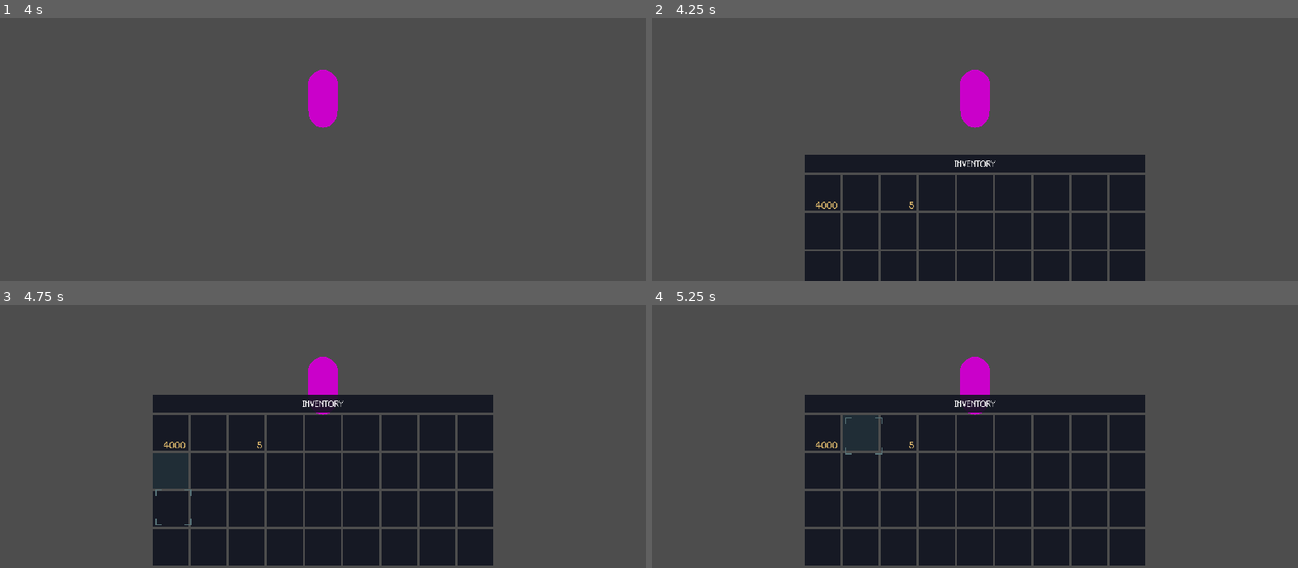
Above: before the commit, frames 1-4 (two rows, left to right).
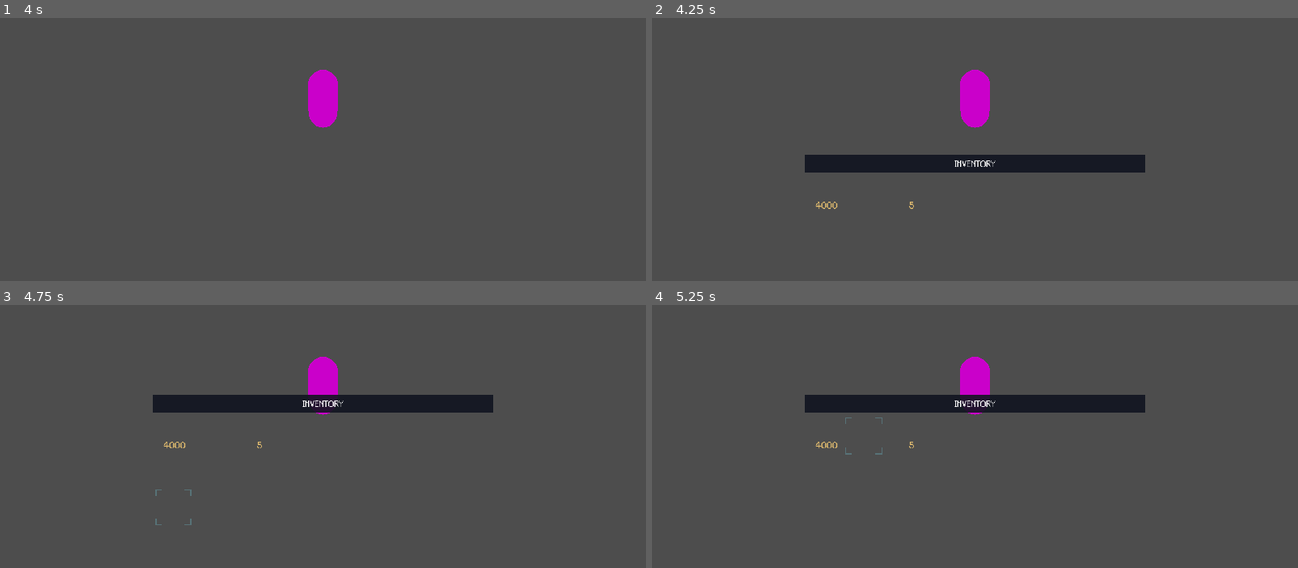
Above: after the commit, the same moments.

Repository: LeZellus/voxel
Game: Godot game, scene res://scenes/test/test_scene.tscn
The game is run twice, just before and just after one commit, with the same random seed, the same clock (stepped at 60 frames per second) and the same inputs.
Inputs (mouse positions are in pixels of both pictures, inside the frame that each line leads up to):
- Up to frame 1 (4 s): tap Enter at 0.5, 3.5 s; move the mouse to (355, 96) at 0.52 s; hold E (interact) 0.53-1.28 s; hold W (move_forward) from 0.53 s (still down); click (355, 96) at 0.67 s; tap Space (jump) at 0.77, 1.52, 2.75, 3.02, 3.77 s; move the mouse to (290, 99) at 1.27 s; tap Shift (run) at 1.35 s; click (290, 99) at 1.42 s; move the mouse to (335, 91) at 2.02 s; tap 1 at 2.1 s; click (335, 91) at 2.17 s; move the mouse to (316, 104) at 2.77 s; tap 2 at 2.85 s; click (316, 104) at 2.92 s; move the mouse to (368, 104) at 3.52 s; tap 3 at 3.6 s; click (368, 104) at 3.67 s
- Up to frame 2 (4.25 s): keep holding W (move_forward); tap Tab (toggle_inventory) at 4.15 s
- Up to frame 3 (4.75 s): release W (move_forward) at 4.25 s; click (167, 481) at 4.25 s, where only the run before the commit has a clickable "4000"
- Up to frame 4 (5.25 s): click (858, 433) at 5.02 s

Frame 1 is identical in both runs. In frame 2, 19% of the frame differs, in the area x 23-77%, y 59-100%; in frame 3, 27%, in the area x 23-77%, y 41-100%; in frame 4, 27%.

Commit message:
drag and drop
drag and drop added for inventory

Diff:
--- /dev/null
+++ b/scenes/ui/DragPreview.tscn
@@ -0,0 +1,22 @@
+[gd_scene load_steps=2 format=3 uid="uid://lagd1pg3u83n"]
+
+[ext_resource type="Script" path="res://scripts/UI/DragPreview.gd" id="1_qu5og"]
+
+[node name="DragPreview" type="Control"]
+layout_mode = 3
+anchors_preset = 15
+anchor_right = 1.0
+anchor_bottom = 1.0
+grow_horizontal = 2
+grow_vertical = 2
+script = ExtResource("1_qu5og")
+
+[node name="IconTexture" type="TextureRect" parent="."]
+layout_mode = 0
+offset_right = 40.0
+offset_bottom = 40.0
+
+[node name="QuantityLabel" type="Label" parent="."]
+layout_mode = 0
+offset_right = 40.0
+offset_bottom = 20.0
--- a/scenes/ui/InventorySlot2D.tscn
+++ b/scenes/ui/InventorySlot2D.tscn
@@ -9,9 +9,12 @@
 content_margin_right = 4.0
 bg_color = Color(0.6, 0.6, 0.6, 0)
 
-[node name="InventorySlot2D" type="Button"]
+[node name="InventorySlot2D" type="Control"]
+process_mode = 3
 z_index = 11
 custom_minimum_size = Vector2(64, 64)
+layout_mode = 3
+anchors_preset = 0
 offset_right = 64.0
 offset_bottom = 64.0
 theme = ExtResource("1_4i8cp")
--- a/scripts/UI/InventoryUI.gd
+++ b/scripts/UI/InventoryUI.gd
@@ -10,6 +10,11 @@
 var selected_slot: int = -1
 var slot_cursor: Control
 
+# Variables pour le drag and drop
+var drag_preview: Control
+var dragged_slot_index: int = -1
+var is_dragging: bool = false
+
 const INVENTORY_SIZE = 36
 const GRID_COLUMNS = 9
 
@@ -19,13 +24,20 @@
 
 	if inventory_grid:
 		inventory_grid.columns = GRID_COLUMNS
-		_create_slots()
-
-	# Créer le curseur
+		create_slots()
+
 	if not Engine.is_editor_hint():
-		_create_slot_cursor()
-
-func _create_slot_cursor():
+		create_slot_cursor()
+		create_drag_preview()
+
+func create_drag_preview():
+	var drag_preview_scene = preload("res://scenes/ui/DragPreview.tscn")
+	if drag_preview_scene:
+		drag_preview = drag_preview_scene.instantiate()
+		drag_preview.visible = false
+		panel.add_child(drag_preview)
+
+func create_slot_cursor():
 	slot_cursor = preload("res://scripts/ui/SlotCursor.gd").new()
 	panel.add_child(slot_cursor)
 
@@ -33,7 +45,7 @@
 	inventory = inv
 	inventory_manager = manager
 	inventory.slot_changed.connect(_on_slot_changed)
-	_update_all_slots()
+	update_all_slots()
 
 func show_animated():
 	visible = true
@@ -45,18 +57,21 @@
 func hide_animated():
 	if slot_cursor:
 		slot_cursor.hide_cursor()
+	if is_dragging:
+		_cancel_drag()
+
 	var tween = UIAnimator.slide_inventory_to_bottom(panel)
 	await tween.finished
 	visible = false
 
-func _create_slots():
+func create_slots():
 	if Engine.is_editor_hint():
-		_create_editor_preview()
+		create_editor_preview()
 	else:
-		_create_game_slots()
-
-func _create_editor_preview():
-	_clear_existing_slots()
+		create_game_slots()
+
+func create_editor_preview():
+	clear_existing_slots()
 
 	for i in INVENTORY_SIZE:
 		var slot = ColorRect.new()
@@ -65,49 +80,125 @@
 		slot.name = "PreviewSlot_" + str(i)
 		inventory_grid.add_child(slot)
 
-func _create_game_slots():
-	_clear_existing_slots()
+func create_game_slots():
+	clear_existing_slots()
 
 	var slot_scene = preload("res://scenes/ui/InventorySlot2D.tscn")
+	print("Slot scene loaded: ", slot_scene != null)
 
 	for i in INVENTORY_SIZE:
 		var slot = slot_scene.instantiate()
+		print("Slot ", i, " created: ", slot != null)
+
 		if not Engine.is_editor_hint():
 			slot.gui_input.connect(_on_slot_input.bind(i))
 			slot.mouse_entered.connect(_on_slot_hovered.bind(i))
 			slot.mouse_exited.connect(_on_slot_unhovered)
+
+			slot.drag_started.connect(_on_slot_drag_started.bind(i))
+			slot.drag_ended.connect(_on_slot_drag_ended)
+
 		inventory_grid.add_child(slot)
 		slot_scenes.append(slot)
+
+	print("Total slots created: ", slot_scenes.size())
+
+func _on_slot_drag_started(slot: Control, slot_index: int):
+	if slot.has_item():
+		is_dragging = true
+		dragged_slot_index = slot_index
+
+		if drag_preview:
+			drag_preview.setup_preview(slot.get_item_data(), slot.get_quantity())
+
+		slot.modulate.a = 0.5
+
+func _on_slot_drag_ended():
+	if is_dragging:
+		_handle_drop()
+
+func _handle_drop():
+	var mouse_pos = get_global_mouse_position()
+	var target_slot_index = _find_slot_at_position(mouse_pos)
+
+	if target_slot_index != -1 and target_slot_index != dragged_slot_index:
+		_swap_slots(dragged_slot_index, target_slot_index)
+
+	_cancel_drag()
+
+func _find_slot_at_position(global_pos: Vector2) -> int:
+	for i in range(slot_scenes.size()):
+		var slot = slot_scenes[i]
+		var slot_rect = Rect2(slot.global_position, slot.size)
+		if slot_rect.has_point(global_pos):
+			return i
+	return -1
+
+func _swap_slots(from_index: int, to_index: int):
+	if not inventory:
+		return
+
+	var from_slot = inventory.get_slot(from_index)
+	var to_slot = inventory.get_slot(to_index)
+
+	var temp_item = from_slot.item
+	var temp_quantity = from_slot.quantity
+
+	from_slot.item = to_slot.item
+	from_slot.quantity = to_slot.quantity
+
+	to_slot.item = temp_item
+	to_slot.quantity = temp_quantity
+
+	inventory.slot_changed.emit(from_index)
+	inventory.slot_changed.emit(to_index)
+
+func _cancel_drag():
+	is_dragging = false
+	dragged_slot_index = -1
+
+	if drag_preview:
+		drag_preview.hide_preview()
+
+	for slot in slot_scenes:
+		slot.modulate.a = 1.0
+
+func _process(_delta):
+	if is_dragging and drag_preview:
+		drag_preview.update_position(get_global_mouse_position())
 
 func _on_slot_hovered(slot_index: int):
 	if slot_cursor and slot_index < slot_scenes.size():
 		slot_cursor.show_on_slot(slot_scenes[slot_index])
 
 func _on_slot_unhovered():
-	# Le curseur reste visible mais peut être masqué si on quitte complètement la grille
 	pass
 
-func _clear_existing_slots():
+func clear_existing_slots():
 	for child in inventory_grid.get_children():
 		child.queue_free()
 	slot_scenes.clear()
 
 func _on_slot_input(event: InputEvent, slot_index: int):
+	var slot = slot_scenes[slot_index]
+	slot.handle_input(event)
+
 	if event is InputEventMouseButton and event.pressed and event.button_index == MOUSE_BUTTON_LEFT:
-		_select_slot(slot_index)
-
-func _select_slot(slot_index: int):
+		if not is_dragging:
+			select_slot(slot_index)
+
+func select_slot(slot_index: int):
 	selected_slot = slot_index
-	_show_item_info(slot_index)
+	show_item_info(slot_index)
 
 	if slot_cursor:
 		slot_cursor.animate_click()
 
 func _on_slot_changed(slot_index: int):
-	_update_slot_visual(slot_index)
-
-func _update_slot_visual(slot_index: int):
-	if not _is_valid_slot_index(slot_index):
+	update_slot_visual(slot_index)
+
+func update_slot_visual(slot_index: int):
+	if not is_valid_slot_index(slot_index):
 		return
 
 	var slot = inventory.get_slot(slot_index)
@@ -118,8 +209,8 @@
 	else:
 		slot_2d.set_item(slot.item, slot.quantity)
 
-func _show_item_info(slot_index: int):
-	if not inventory or not _is_valid_slot_index(slot_index):
+func show_item_info(slot_index: int):
+	if not inventory or not is_valid_slot_index(slot_index):
 		return
 
 	var slot = inventory.get_slot(slot_index)
@@ -131,12 +222,12 @@
 	print(slot.item.description)
 	print("Quantité: %d" % slot.quantity)
 
-func _update_all_slots():
+func update_all_slots():
 	if not inventory:
 		return
 
 	for i in range(min(inventory.size, slot_scenes.size())):
-		_update_slot_visual(i)
-
-func _is_valid_slot_index(index: int) -> bool:
+		update_slot_visual(i)
+
+func is_valid_slot_index(index: int) -> bool:
 	return index >= 0 and index < slot_scenes.size()
--- /dev/null
+++ b/scripts/ui/DragPreview.gd
@@ -0,0 +1,23 @@
+# DragPreview.gd
+extends Control
+
+@onready var icon_texture: TextureRect = $IconTexture
+@onready var quantity_label: Label = $QuantityLabel
+
+func _ready():
+	z_index = 1000
+	mouse_filter = Control.MOUSE_FILTER_IGNORE
+	modulate.a = 0.8
+	visible = false
+
+func setup_preview(item: Item, qty: int):
+	if item != null:
+		icon_texture.texture = item.icon
+		quantity_label.text = str(qty) if qty > 1 else ""
+	visible = true
+
+func update_position(global_pos: Vector2):
+	global_position = global_pos + Vector2(10, 10)
+
+func hide_preview():
+	visible = false
--- a/scripts/ui/InventorySlot2D.gd
+++ b/scripts/ui/InventorySlot2D.gd
@@ -1,5 +1,8 @@
 # InventorySlot2D.gd - Slot d'inventaire avec fond et tooltip
 extends Control
+
+signal drag_started(slot: Control)
+signal drag_ended()
 
 @onready var icon_texture: TextureRect = $IconTexture
 @onready var quantity_label: Label = $QuantityLabel
@@ -7,6 +10,11 @@
 var item_data: Item
 var quantity: int = 0
 var tooltip_manager: Node
+
+# Variables pour le drag and drop
+var is_dragging: bool = false
+var drag_start_position: Vector2
+var min_drag_distance: float = 5.0
 
 func _ready():
 	quantity_label.text = ""
@@ -29,3 +37,43 @@
 
 func clear_slot():
 	set_item(null, 0)
+
+func handle_input(event: InputEvent):
+	if event is InputEventMouseButton:
+		if event.button_index == MOUSE_BUTTON_LEFT:
+			if event.pressed:
+				_on_mouse_down(event)
+			else:
+				_on_mouse_up(event)
+	elif event is InputEventMouseMotion:
+		_on_mouse_drag(event)
+
+func _on_mouse_down(event: InputEventMouseButton):
+	if item_data != null:
+		drag_start_position = get_global_mouse_position()
+
+func _on_mouse_up(event: InputEventMouseButton):
+	if is_dragging:
+		drag_ended.emit()
+	is_dragging = false
+	drag_start_position = Vector2.ZERO
+
+func _on_mouse_drag(event: InputEventMouseMotion):
+	if item_data != null and drag_start_position != Vector2.ZERO and event.button_mask & MOUSE_BUTTON_MASK_LEFT:
+		var current_global_pos = get_global_mouse_position()
+
+		if not is_dragging:
+			var distance = current_global_pos.distance_to(drag_start_position)
+
+			if distance > min_drag_distance:
+				is_dragging = true
+				drag_started.emit(self)
+
+func has_item() -> bool:
+	return item_data != null and quantity > 0
+
+func get_item_data() -> Item:
+	return item_data
+
+func get_quantity() -> int:
+	return quantity
